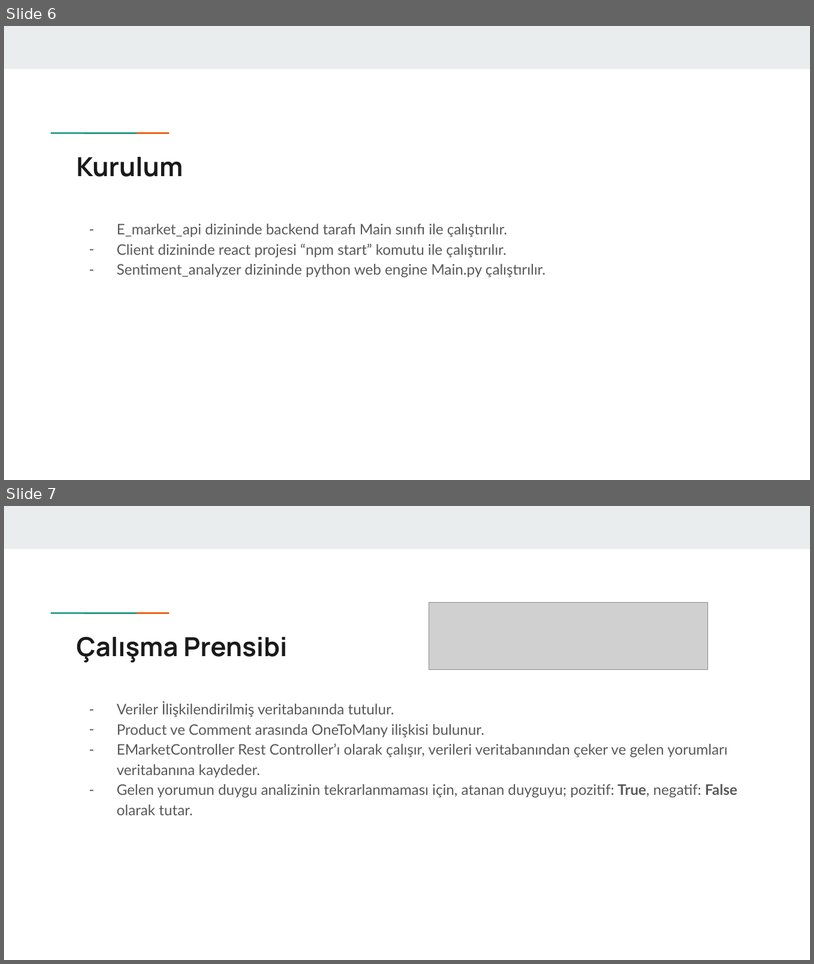
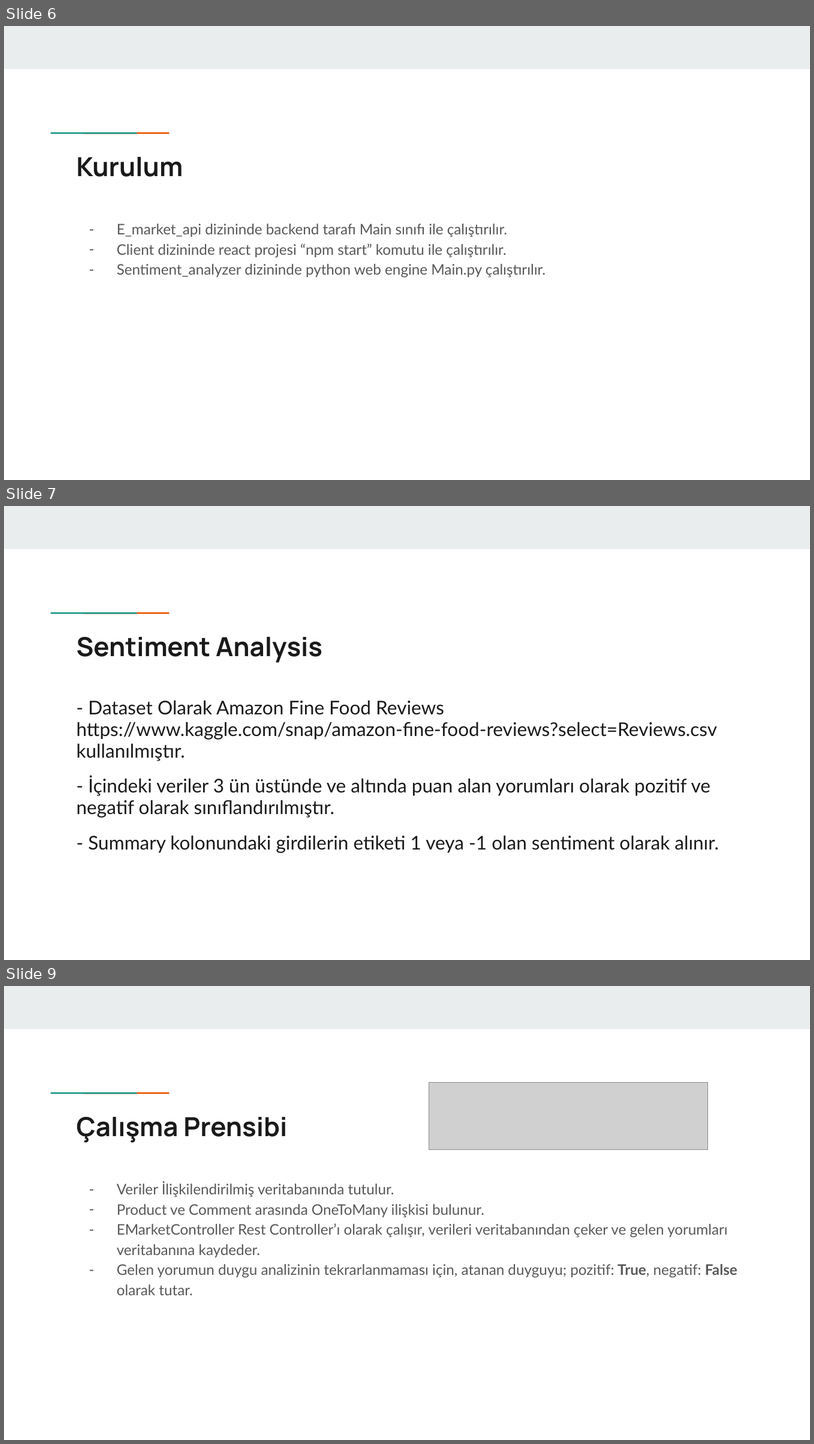
Before and after one commit to GokalpUnsal/sentiment_analysis, a slide deck: client/E-ticaret Ürün Duygu Analizi.pptx. Shown one above the other, each under a label of ours: slides 6 and 7 before the commit, slides 6, 7 and 9 after it; the slides between them are not shown. The pictures are 814x964 and 814x1444 pixels, drawn with LibreOffice and Linux fonts; fonts in the diff are those of the drawing; grey boxes stand for pictures. Boxes give left, top, right and bottom in pixels: in the first picture for what was removed or moved away, otherwise in the second. Text is boxed around its words. In the diff, an @@ line names an element or a change of style, - is before the commit and + after.

```diff
--- a/client/E-ticaret Ürün Duygu Analizi.pptx
+++ b/client/E-ticaret Ürün Duygu Analizi.pptx
@@ slide 7 added at box(4, 506, 810, 960), background #FFFFFF; not listed: 3 template elements that a slide beside it also shows @@
@@ title added at box(77, 637, 323, 663), 23.4 pt, text #1A1A1A, bold @@
+Sentiment Analysis
@@ text added at box(77, 700, 719, 853), 16.9 pt, text #1A1A1A @@
+- Dataset Olarak Amazon Fine Food Reviews https://www.kaggle.com/snap/amazon-fine-food-reviews?select=Reviews.csv kullanılmıştır.
+- İçindeki veriler 3 ün üstünde ve altında puan alan yorumları olarak pozitif ve negatif olarak sınıflandırılmıştır.
+- Summary kolonundaki girdilerin etiketi 1 veya -1 olan sentiment olarak alınır.
@@ what was slide 7 is now slide 9 @@
```
Also in this commit, not shown: 1 other slide added, 3 other files.
